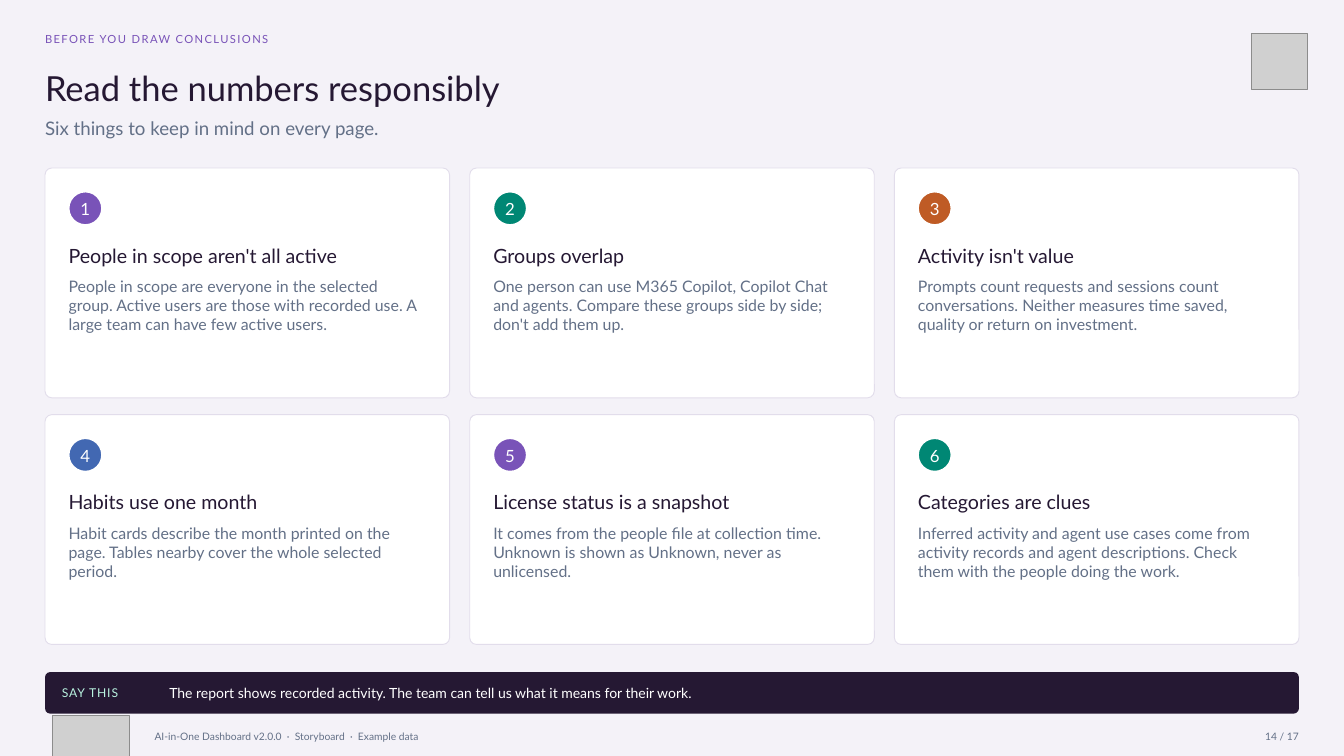
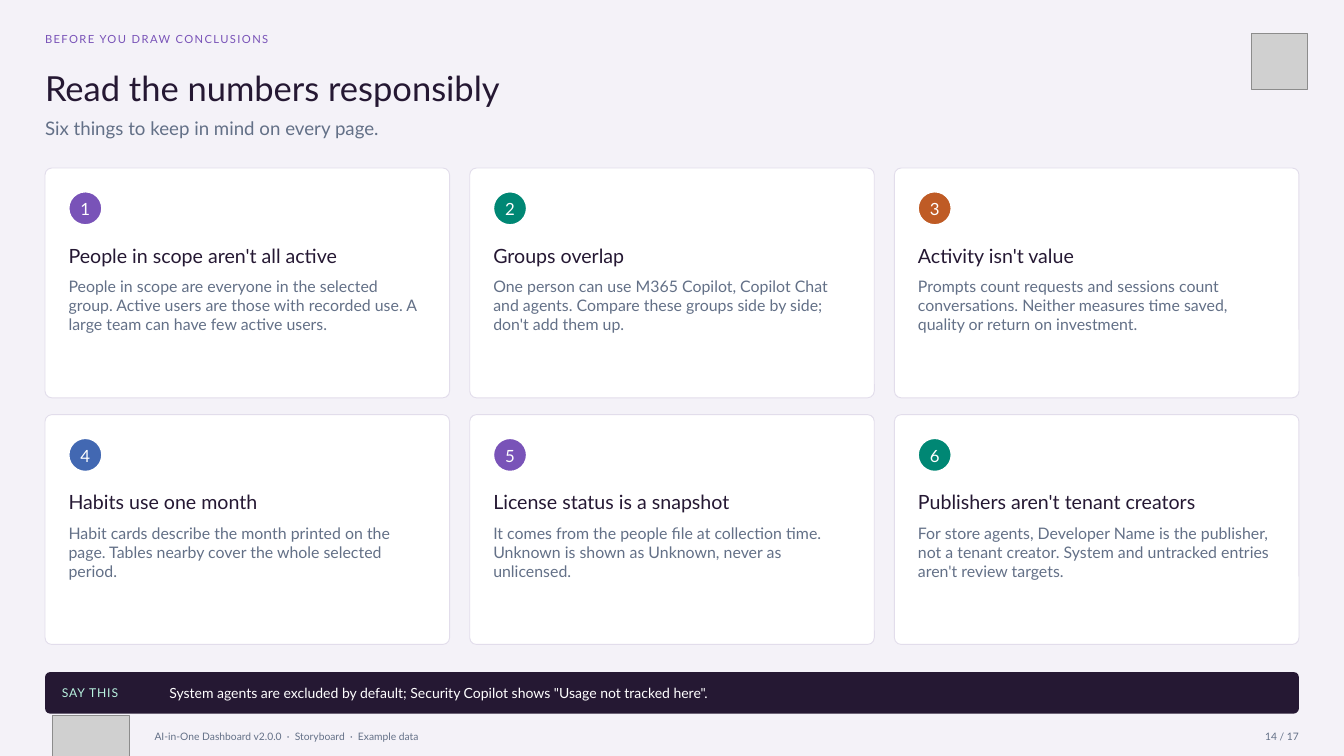
Before and after one commit to microsoft/AI-in-One-Dashboard, a slide deck: slide 14 of AI-in-One-v2.0.0-Storyboard.pptx. Drawn at 1344x756 pixels with LibreOffice and Linux fonts; fonts in the diff are those of the drawing; grey boxes stand for pictures. Boxes give left, top, right and bottom in pixels: in the first picture for what was removed or moved away, otherwise in the second. Text is boxed around its words. In the diff, an @@ line names an element or a change of style, - is before the commit and + after.

```diff
--- a/AI-in-One-v2.0.0-Storyboard.pptx
+++ b/AI-in-One-v2.0.0-Storyboard.pptx
@@ text at [918, 494, 1196, 509]: text changed @@
-Categories are clues
+Publishers aren't tenant creators
@@ text at [918, 527, 1269, 580]: text changed @@
-Inferred activity and agent use cases come from activity records and agent descriptions. Check them with the people doing the work.
+For store agents, Developer Name is the publisher, not a tenant creator. System and untracked entries aren't review targets.
@@ text at [169, 687, 708, 701]: text changed @@
-The report shows recorded activity. The team can tell us what it means for their work.
+System agents are excluded by default; Security Copilot shows "Usage not tracked here".
```
Also in this commit, not shown: 9 other slides changed, 49 other files.
